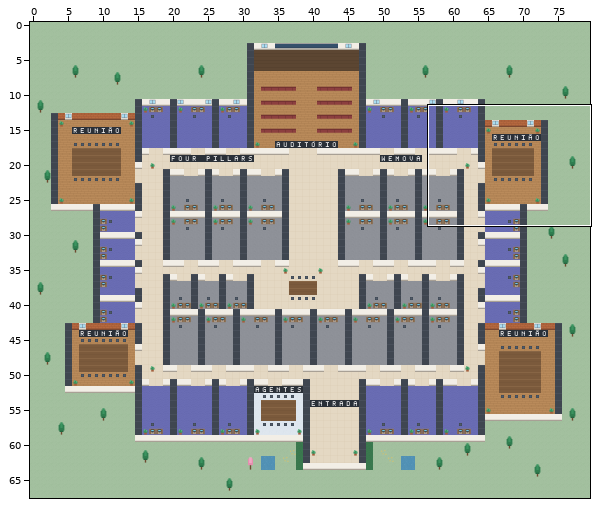
Tiled map (JSON): escritorio.tmj. The picture above shows the old version from afar; the outline marks the close-up.
Close-up. As it was:
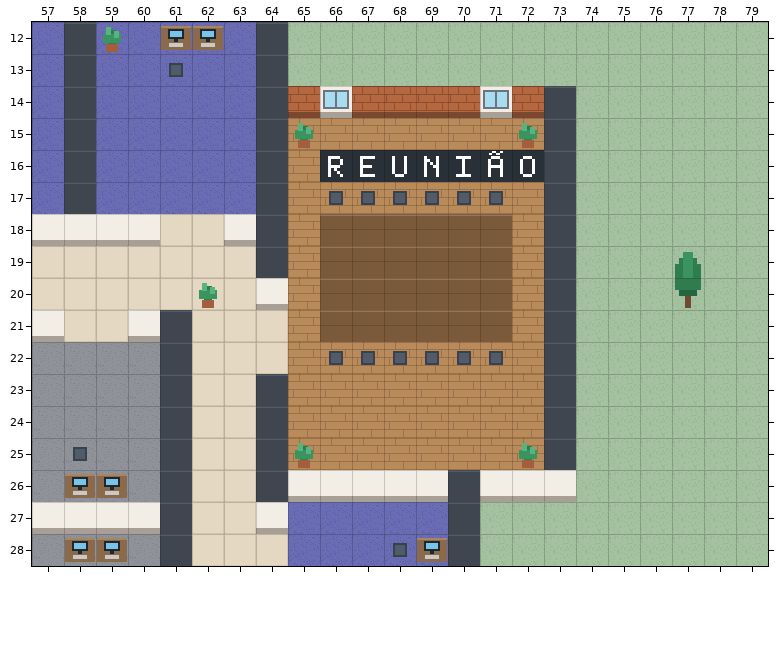
Cells are 32x32 px. Shown: x 57..79, y 12..28. The commit also changed other parts of the map, which this record leaves out.
After the commit:
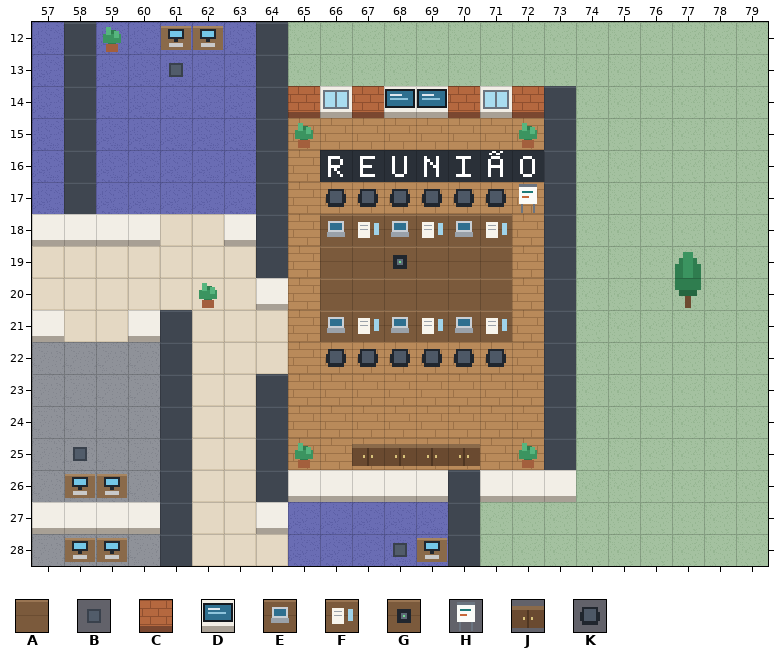
Key: from "fp-wm-office": A 17, B 18, C 29, D 35, E 36, F 37, G 38, H 39, J 40, K 43.
_ is an empty cell.
Change:
Layer "walls":
The author changed tile C to tile D in row 14 at x 68 to 69.
Layer "furniture":
The author changed tile A to tile E in row 18 at x 66, 68 and 70; in row 21 at x 66, 68 and 70.
The author changed tile A to tile F in row 18 at x 67, 69 and 71; in row 21 at x 67, 69 and 71.
The author changed tile A to tile G in row 19 at x 68.
Tile H now appears in row 17 at x 72.
Tile J now appears in row 25 at x 67 to 70.
The author changed tile B to tile K in row 17 at x 66 to 71; in row 22 at x 66 to 71.
Changed places in both close-ups, as pixel boxes (x1, y1, x2, y2):
changed: (384, 86, 448, 118)
changed: (326, 184, 537, 269)
changed: (326, 317, 507, 367)
added: (352, 444, 480, 466)
